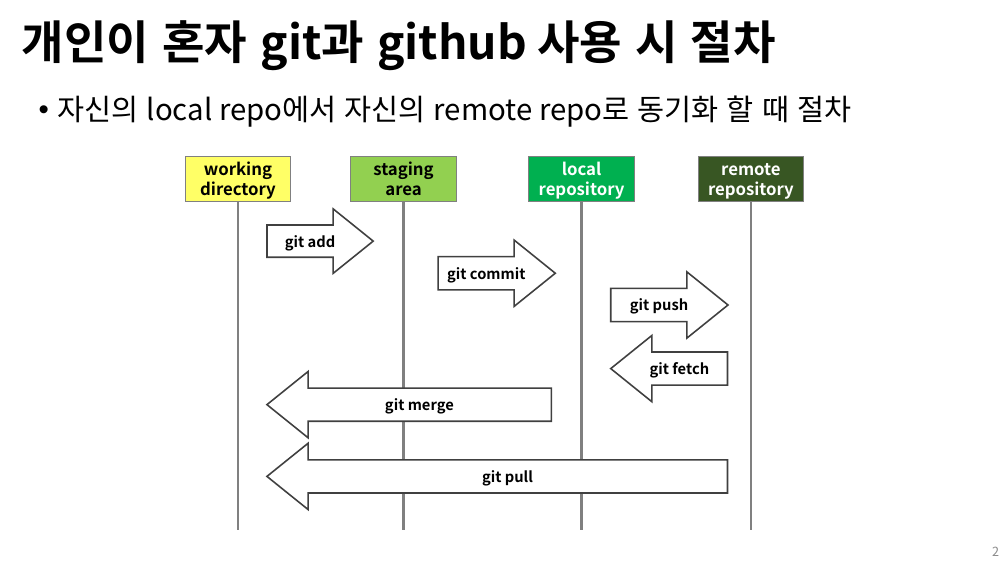
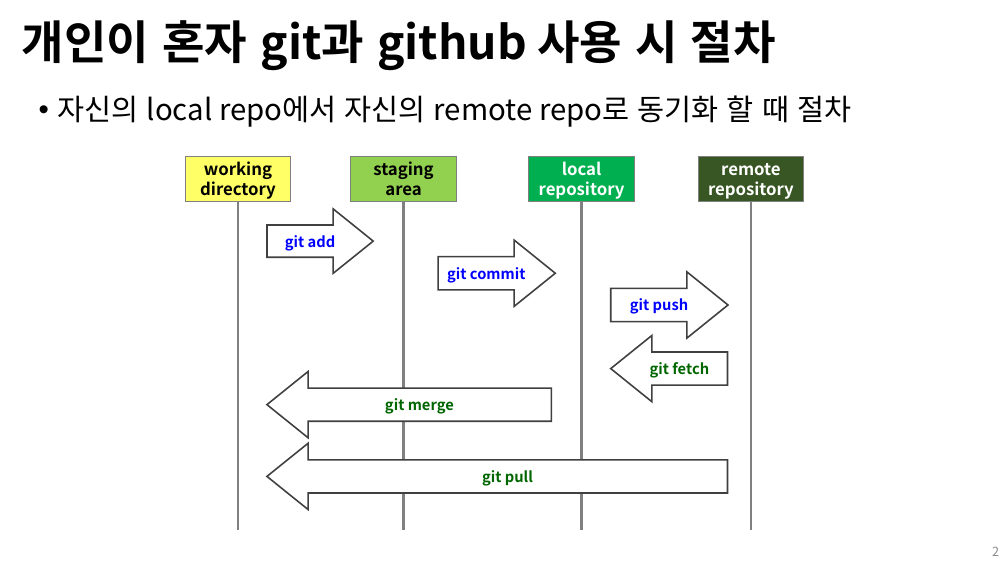
Before and after one commit to Open-Source-Programming/OpenSource-Lec, a slide deck: slide 2 of 11-GitHub3-협업.pptx. Drawn at 1008x567 pixels with LibreOffice and Linux fonts; fonts in the diff are those of the drawing; background and template pictures are left out. Boxes give left, top, right and bottom in pixels: in the first picture for what was removed or moved away, otherwise in the second. Text is boxed around its words. In the diff, an @@ line names an element or a change of style, - is before the commit and + after.

```diff
--- a/11-GitHub3-협업.pptx
+++ b/11-GitHub3-협업.pptx
@@ text colour #000000 to #0000FF in 3 elements at [267,209,374,273], [438,240,555,307], [611,272,728,339] @@
@@ text colour #000000 to #006600 in 3 elements at [611,336,727,402], [267,371,551,438], [267,443,727,510] @@
```
Also in this commit, not shown: 5 other slides changed, 1 slide added.
